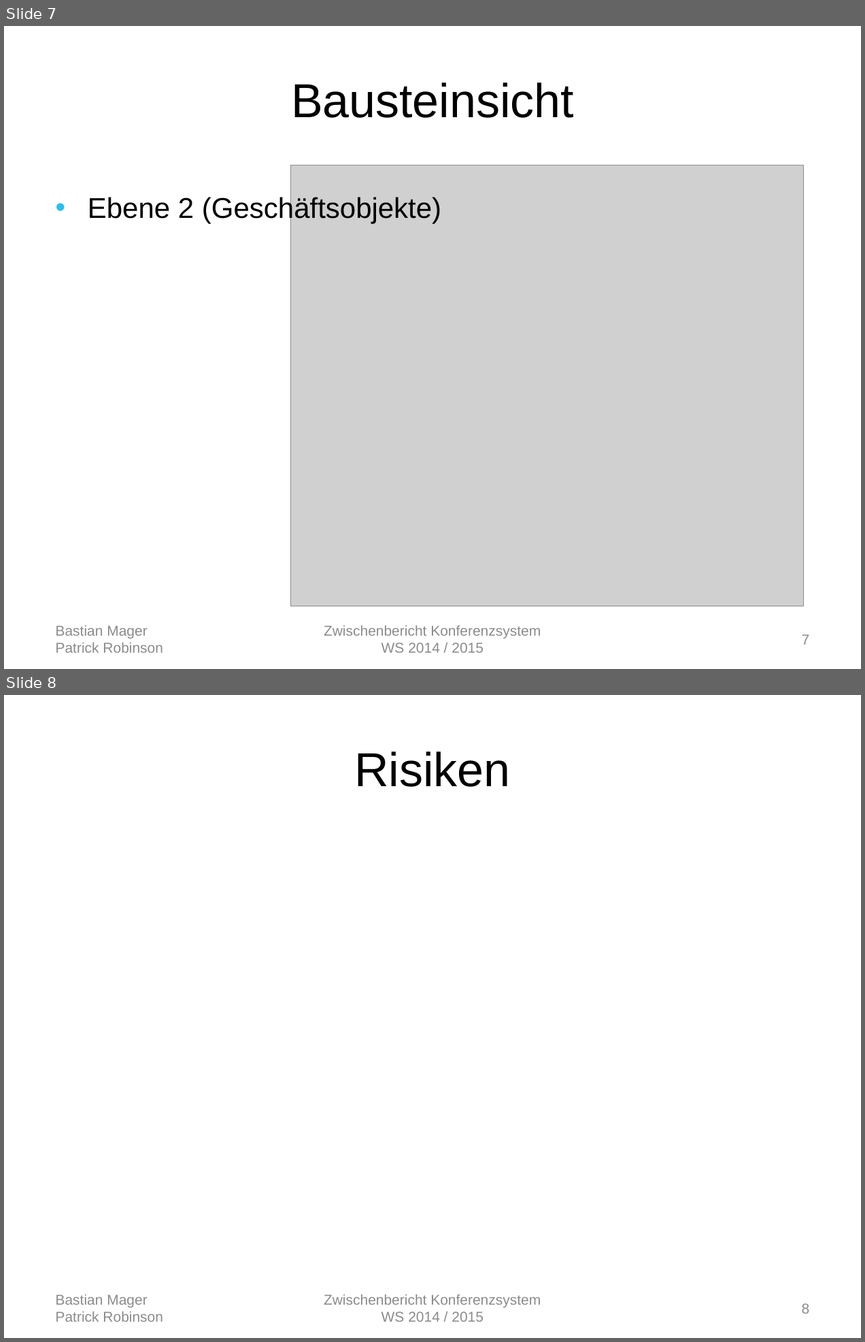
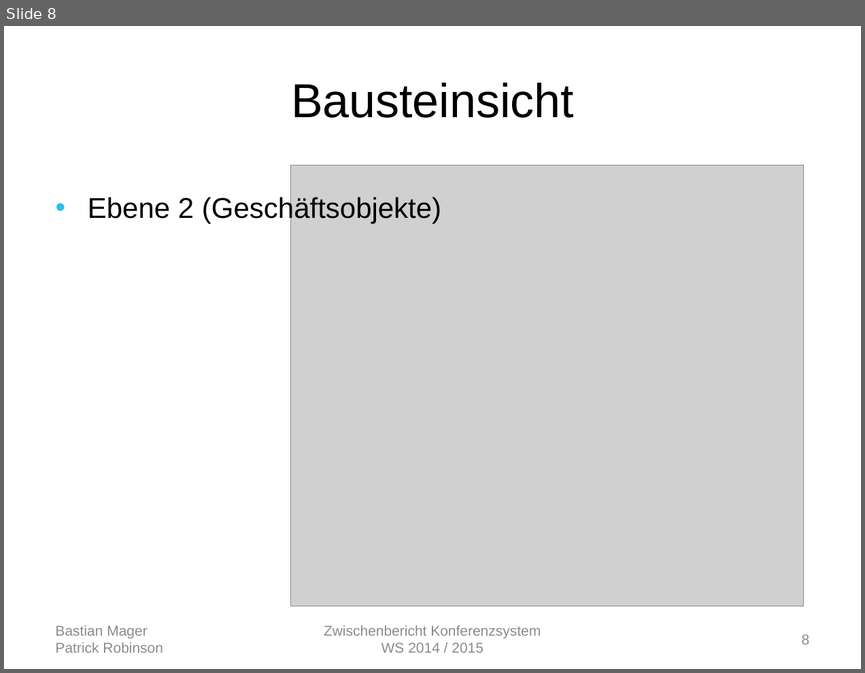
Before and after one commit to autarchprinceps/Conference-System, a slide deck: Documentation/Zwischenbericht.pptx. Shown one above the other, each under a label of ours: slides 7 and 8 before the commit, slide 8 after it. The pictures are 865x1342 and 865x673 pixels, drawn with LibreOffice and Linux fonts; fonts in the diff are those of the drawing; grey boxes stand for pictures. Boxes give left, top, right and bottom in pixels: in the first picture for what was removed or moved away, otherwise in the second. Text is boxed around its words. In the diff, an @@ line names an element or a change of style, - is before the commit and + after.

```diff
--- a/Documentation/Zwischenbericht.pptx
+++ b/Documentation/Zwischenbericht.pptx
@@ slide 8 removed at box(4, 695, 861, 1338), background #FFFFFF @@
@@ title removed at box(354, 751, 510, 787) @@
-Risiken
@@ text removed at box(56, 1294, 163, 1321) @@
-Bastian Mager
-Patrick Robinson
@@ text removed at box(324, 1294, 541, 1321) @@
-Zwischenbericht Konferenzsystem
-WS 2014 / 2015
@@ page number removed at box(802, 1303, 810, 1313) @@
-8
@@ what was slide 7 is now slide 8 @@
@@ page number at box(802, 634, 810, 644): text changed @@
-7
+8
```
Also in this commit, not shown: 4 slides changed, 1 slide added, 1 other slide removed, 1 other file.
